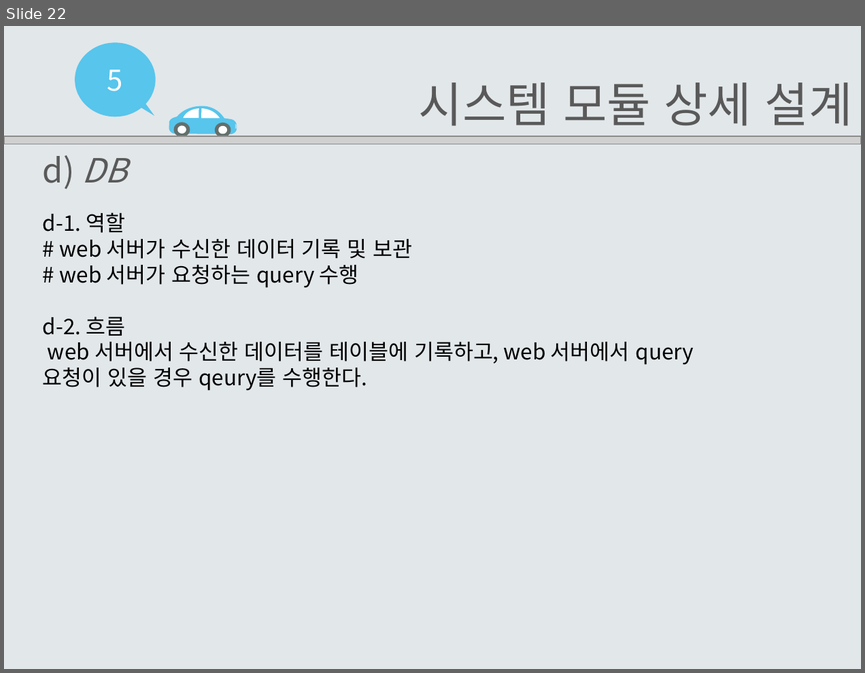
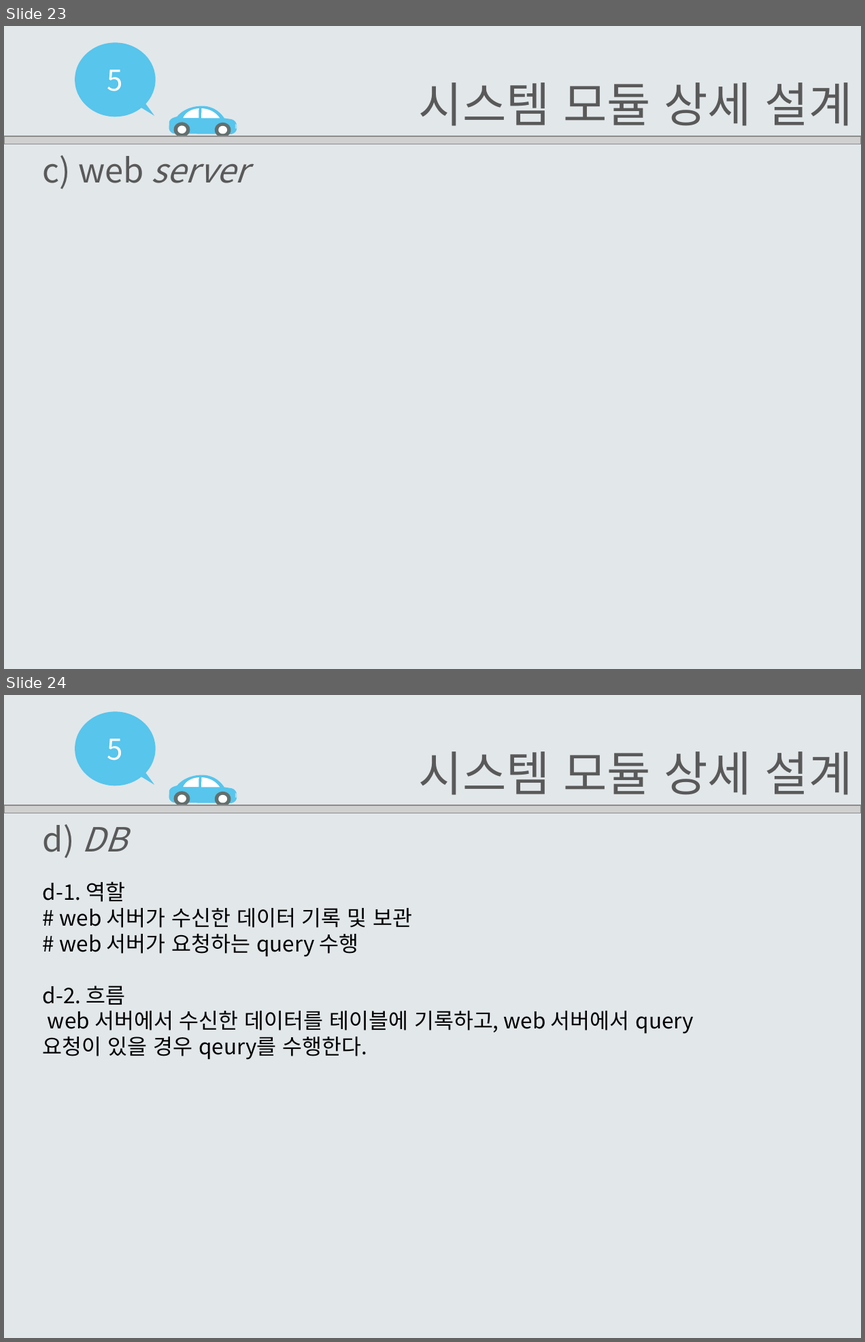
Before and after one commit to EomHeeSang/grad_proj, a slide deck: 발표자료/설계서2-14(엄희상,박주호,김태경)_re.pptx. Shown one above the other, each under a label of ours: slide 22 before the commit, slides 23 and 24 after it. The pictures are 865x673 and 865x1342 pixels, drawn with LibreOffice and Linux fonts; fonts in the diff are those of the drawing; grey boxes stand for pictures. Boxes give left, top, right and bottom in pixels: in the first picture for what was removed or moved away, otherwise in the second. Text is boxed around its words. In the diff, an @@ line names an element or a change of style, - is before the commit and + after.

```diff
--- a/발표자료/설계서2-14(엄희상,박주호,김태경)_re.pptx
+++ b/발표자료/설계서2-14(엄희상,박주호,김태경)_re.pptx
@@ slide 23 added at bbox=[4, 26, 861, 669], background #E2E7EA @@
@@ group added at bbox=[75, 42, 237, 138]: 10 freeform shapes, 1 text @@
+5
@@ text added at bbox=[419, 82, 853, 126], 40 pt, text #595959 @@
+시스템 모듈 상세 설계
@@ picture added at bbox=[4, 135, 861, 144] @@
@@ text added at bbox=[43, 155, 248, 189], 28 pt, text #595959, italic @@
+c) web server
@@ what was slide 22 is now slide 24 @@
```
Also in this commit, not shown: 1 other slide added, 7 other files.
